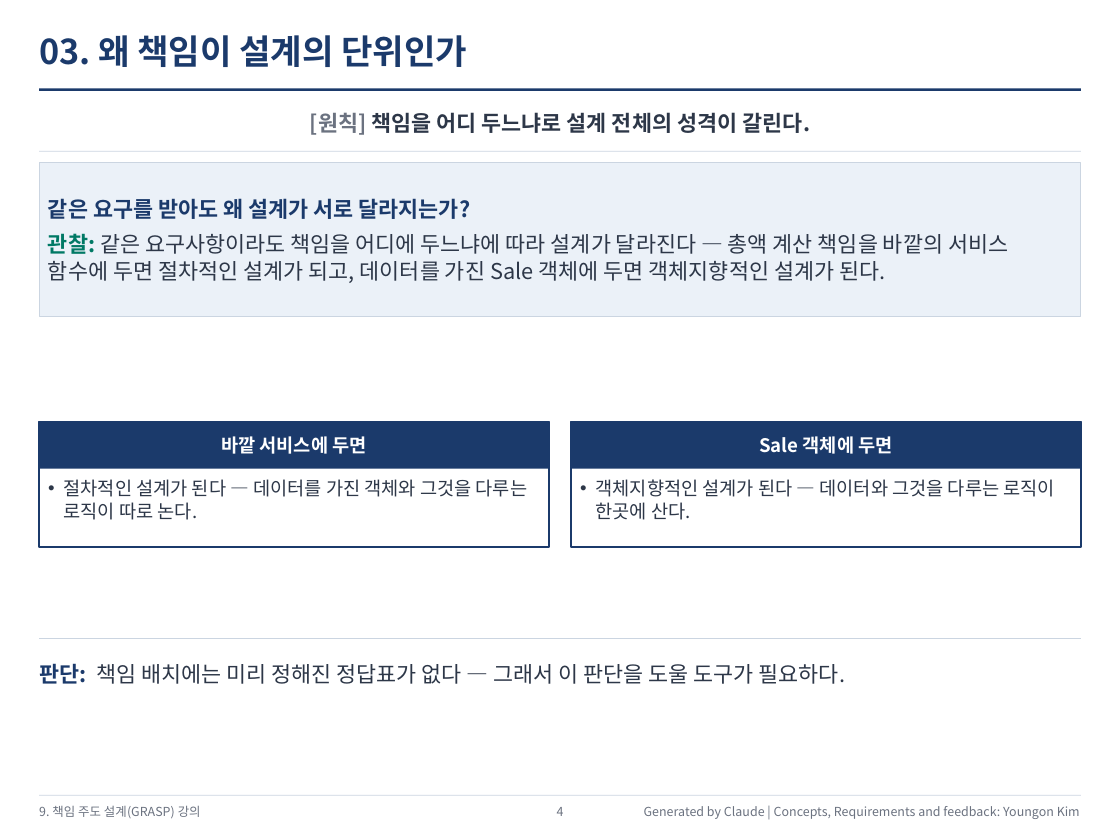
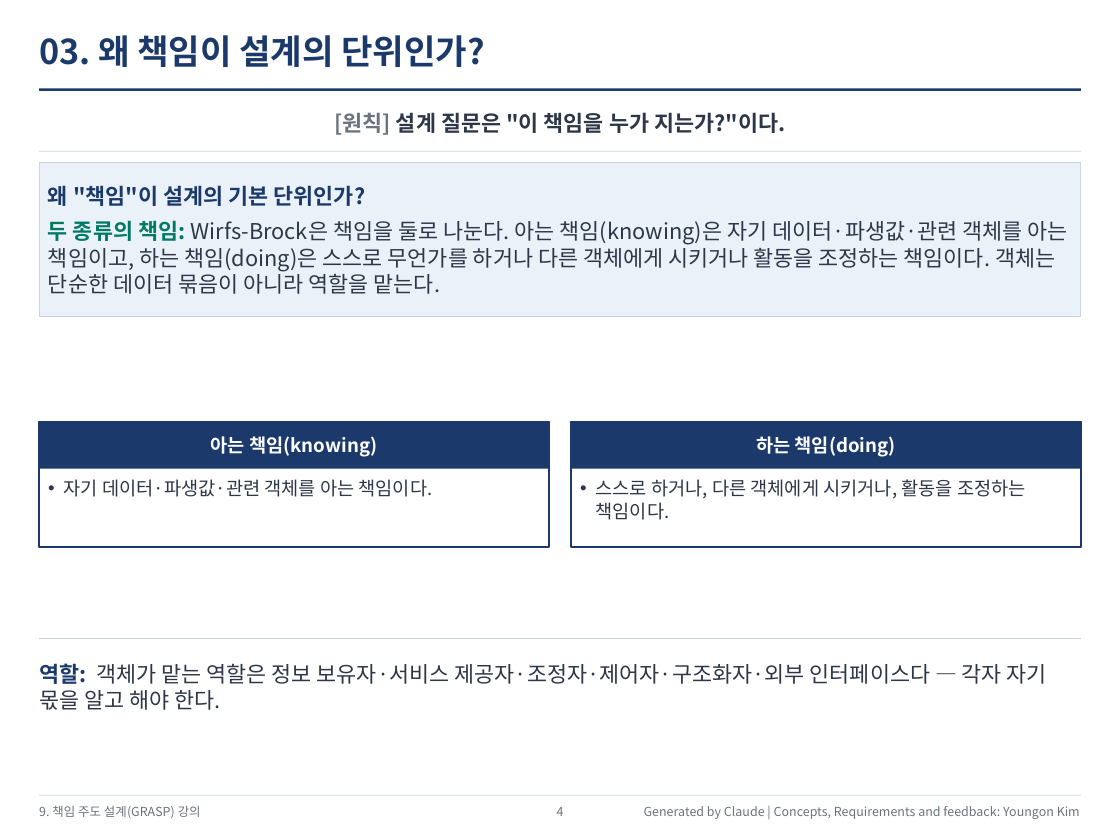
Before and after one commit to YoungSan77/TrainingMaterials, a slide deck: slide 4 of courses/ooad/out/Course_Session09_Output.pptx. Drawn at 1120x840 pixels with LibreOffice and Linux fonts; fonts in the diff are those of the drawing. Boxes give left, top, right and bottom in pixels: in the first picture for what was removed or moved away, otherwise in the second. Text is boxed around its words. In the diff, an @@ line names an element or a change of style, - is before the commit and + after.

```diff
--- a/courses/ooad/out/Course_Session09_Output.pptx
+++ b/courses/ooad/out/Course_Session09_Output.pptx
@@ text at [39, 35, 485, 67]: text changed @@
-03. 왜 책임이 설계의 단위인가
+03. 왜 책임이 설계의 단위인가?
@@ text at [334, 112, 785, 135]: text changed @@
-[원칙] 책임을 어디 두느냐로 설계 전체의 성격이 갈린다.
+[원칙] 설계 질문은 "이 책임을 누가 지는가?"이다.
@@ text in rectangle at [48, 185, 1068, 294]: text changed @@
-같은 요구를 받아도 왜 설계가 서로 달라지는가?
-관찰: 같은 요구사항이라도 책임을 어디에 두느냐에 따라 설계가 달라진다 — 총액 계산 책임을 바깥의 서비스 함수에 두면 절차적인 설계가 되고, 데이터를 가진 Sale 객체에 두면 객체지향적인 설계가 된다.
+왜 "책임"이 설계의 기본 단위인가?
+두 종류의 책임: Wirfs-Brock은 책임을 둘로 나눈다. 아는 책임(knowing)은 자기 데이터·파생값·관련 객체를 아는 책임이고, 하는 책임(doing)은 스스로 무언가를 하거나 다른 객체에게 시키거나 활동을 조정하는 책임이다. 객체는 단순한 데이터 묶음이 아니라 역할을 맡는다.
@@ text in rectangle at [211, 436, 377, 457]: text changed @@
-바깥 서비스에 두면
+아는 책임(knowing)
@@ text in rectangle at [756, 436, 896, 457]: text changed @@
-Sale 객체에 두면
+하는 책임(doing)
@@ text at [64, 479, 433, 497]: text changed @@
-• 절차적인 설계가 된다 — 데이터를 가진 객체와 그것을 다루는 로직이 따로 논다.
+• 자기 데이터·파생값·관련 객체를 아는 책임이다.
@@ text at [596, 479, 1026, 520]: text changed @@
-• 객체지향적인 설계가 된다 — 데이터와 그것을 다루는 로직이 한곳에 산다.
+• 스스로 하거나, 다른 객체에게 시키거나, 활동을 조정하는 책임이다.
@@ text at [39, 663, 1047, 710]: text changed @@
-판단: 책임 배치에는 미리 정해진 정답표가 없다 — 그래서 이 판단을 도울 도구가 필요하다.
+역할: 객체가 맡는 역할은 정보 보유자·서비스 제공자·조정자·제어자·구조화자·외부 인터페이스다 — 각자 자기 몫을 알고 해야 한다.
```
Also in this commit, not shown: 3 other slides changed, 2 other files.
